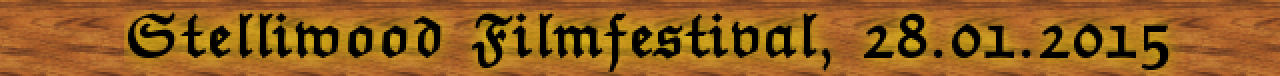
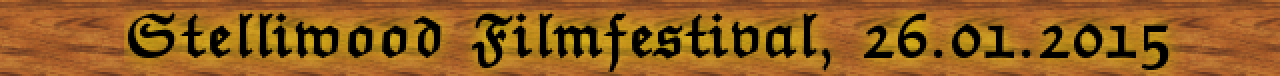
Layer changes from the first 1280x76 image to the second:
renamed "Stelliwood Filmfestival, 28.01..." to "Stelliwood Filmfestival, 26.01...", painted on it over [left=898, top=12, right=928, bottom=58]
